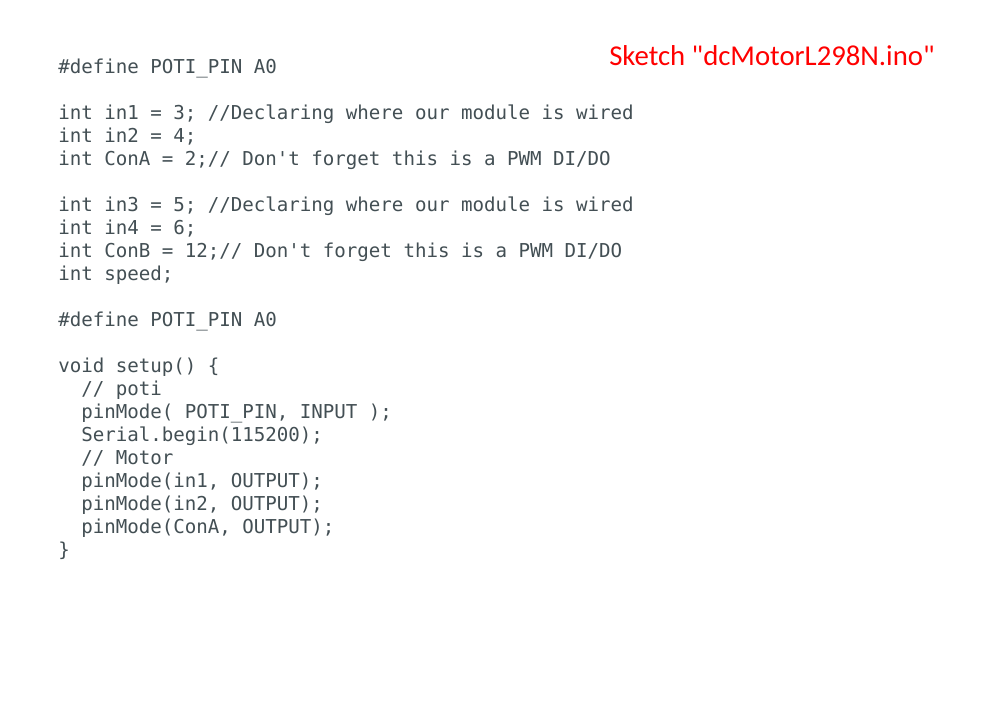
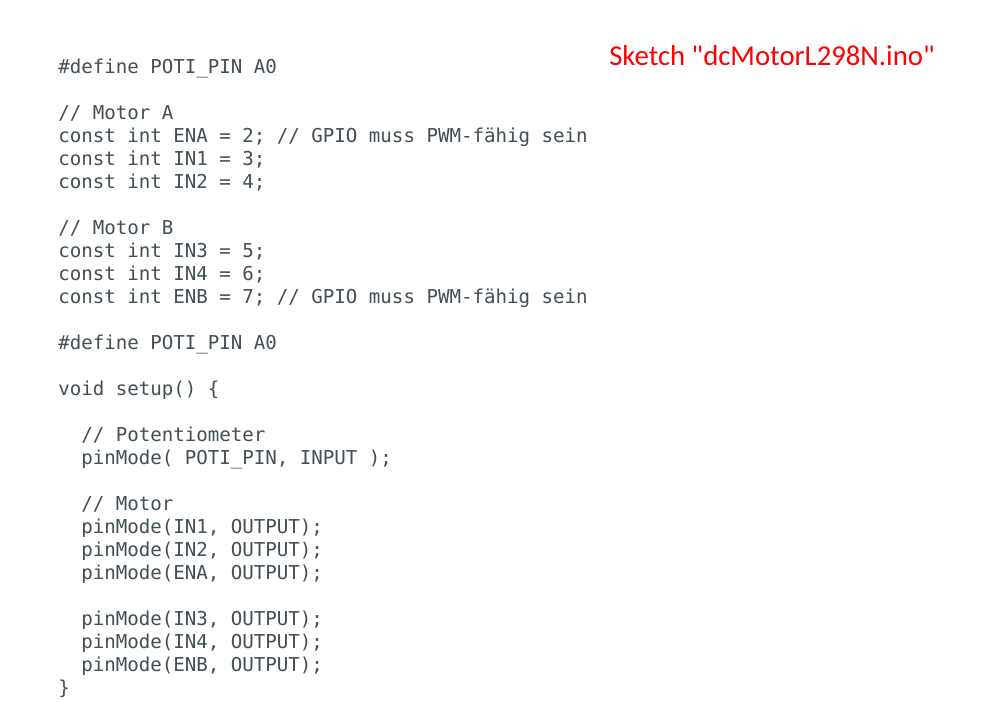
Before and after one commit to markhoff28/ztlArduinoCourse, a slide deck: slide 6 of Advanced/Workshop DC-Motor.odp. Drawn at 1008x713 pixels with LibreOffice and Linux fonts; fonts in the diff are those of the drawing. Boxes give left, top, right and bottom in pixels: in the first picture for what was removed or moved away, otherwise in the second. Text is boxed around its words. In the diff, an @@ line names an element or a change of style, - is before the commit and + after.

Commit message:
Update von DC-Motor Code und Schematic

```diff
--- a/Advanced/Workshop DC-Motor.odp
+++ b/Advanced/Workshop DC-Motor.odp
@@ text at [58, 105, 588, 307]: text changed @@
-int in1 = 3; //Declaring where our module is wired
-int in2 = 4;
-int ConA = 2;// Don't forget this is a PWM DI/DO
-int in3 = 5; //Declaring where our module is wired
-int in4 = 6;
-int ConB = 12;// Don't forget this is a PWM DI/DO
-int speed;
+// Motor A
+const int ENA = 2; // GPIO muss PWM-fähig sein
+const int IN1 = 3;
+const int IN2 = 4;
+// Motor B
+const int IN3 = 5;
+const int IN4 = 6;
+const int ENB = 7; // GPIO muss PWM-fähig sein
@@ text at [81, 426, 323, 445]: paragraph removed @@
-Serial.begin(115200);
@@ text at [116, 426, 266, 442]: text changed @@
-// poti
+// Potentiometer
@@ text at [81, 518, 323, 675]: text changed @@
-pinMode(in1, OUTPUT);
-pinMode(in2, OUTPUT);
-pinMode(ConA, OUTPUT);
+pinMode(IN1, OUTPUT);
+pinMode(IN2, OUTPUT);
+pinMode(ENA, OUTPUT);
+pinMode(IN3, OUTPUT);
+pinMode(IN4, OUTPUT);
+pinMode(ENB, OUTPUT);
```
Also in this commit, not shown: 3 other slides changed, 4 other files.
